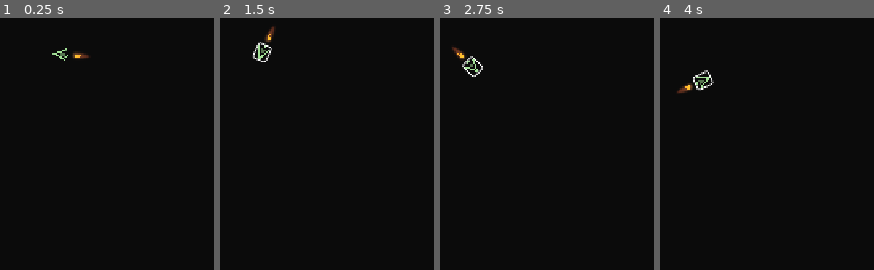
Above: before the commit, frames 1-4 (left to right).
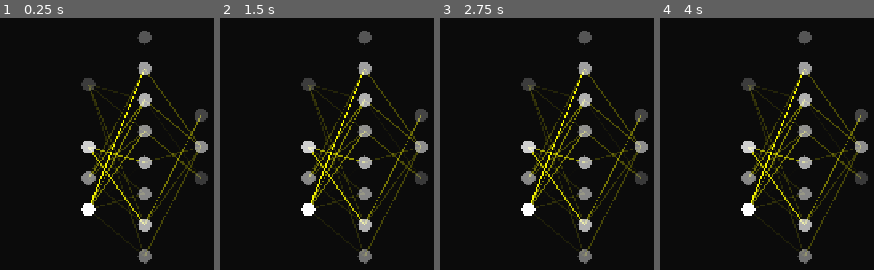
Above: after the commit, the same moments.

Repository: JulienToumieh/neural-drift
Game: Godot game, scene res://main.tscn
Two runs of this game, one before a commit and one after it. Both use one fixed random seed, a clock stepped at 60 frames per second and the inputs below.
Inputs (mouse positions are in pixels of both pictures, inside the frame that each line leads up to):
- Up to frame 1 (0.25 s): no input
- Up to frame 2 (1.5 s): click (256, 55) at 0.52 s; hold Right (ui_right) from 1.28 s (still down)
- Up to frame 3 (2.75 s): release Right (ui_right) at 2.03 s; hold Down (ui_down) from 2.03 s (still down)
- Up to frame 4 (4 s): release Down (ui_down) at 2.78 s; hold Right (ui_right) 2.78-3.53 s; hold Up (ui_up) from 3.53 s (still down)

The runs differ from the first frame. In frame 1, 8.1% of the frame differs, in the area x 24-98%, y 5-98%; in frame 2, 8.4%, in the area x 14-98%, y 3-98%; in frame 3, 8.3%; in frame 4, 8.4%.

Commit message:
Added ability to display wing neural networks and the data passing through + improved playability of wall boosts (collisions from the back don't count)

Diff:
--- a/Globals.gd
+++ b/Globals.gd
@@ -2,6 +2,10 @@
 
 var parents = []
 var paused = false
+
+var hue = 0.0
+
+var NNDispID = -1
 
 # Called when the node enters the scene tree for the first time.
 func _ready():
--- a/components/genetic_controller.tscn
+++ b/components/genetic_controller.tscn
@@ -1,10 +1,12 @@
-[gd_scene load_steps=17 format=3 uid="uid://3t2yxk3tbgub"]
+[gd_scene load_steps=19 format=3 uid="uid://3t2yxk3tbgub"]
 
 [ext_resource type="Script" uid="uid://dxfti1w5pyuwf" path="res://scripts/genetic_controller.gd" id="1_7hmms"]
 [ext_resource type="Texture2D" uid="uid://b7hoqahlevqye" path="res://assets/mutate.png" id="1_e327o"]
 [ext_resource type="Texture2D" uid="uid://cvb1u3ok4baiv" path="res://assets/crossover.png" id="2_4tp7o"]
 [ext_resource type="Texture2D" uid="uid://vth1x5mmqxae" path="res://assets/newpopulation.png" id="2_by4p7"]
 [ext_resource type="Texture2D" uid="uid://oquafljkjucv" path="res://assets/play.png" id="5_210wd"]
+[ext_resource type="Texture2D" uid="uid://hqognhpsj7tw" path="res://assets/pause.png" id="6_m2yt8"]
+[ext_resource type="PackedScene" uid="uid://d37wi65b1ujtk" path="res://components/nn_display.tscn" id="7_7rpjq"]
 
 [sub_resource type="StyleBoxEmpty" id="StyleBoxEmpty_7hmms"]
 
@@ -77,9 +79,9 @@
 layout_mode = 3
 anchors_preset = 0
 offset_left = 16.0
-offset_top = 112.0
+offset_top = 104.0
 offset_right = 96.0
-offset_bottom = 200.0
+offset_bottom = 192.0
 metadata/_edit_use_anchors_ = true
 metadata/_edit_group_ = true
 
@@ -118,10 +120,10 @@
 [node name="Crossover" type="Control" parent="."]
 layout_mode = 3
 anchors_preset = 0
-offset_left = 104.0
-offset_top = 112.0
-offset_right = 184.0
-offset_bottom = 200.0
+offset_left = 96.0
+offset_top = 104.0
+offset_right = 176.0
+offset_bottom = 192.0
 metadata/_edit_group_ = true
 metadata/_edit_use_anchors_ = true
 
@@ -160,9 +162,9 @@
 [node name="Population" type="Control" parent="."]
 layout_mode = 3
 anchors_preset = 0
-offset_left = 104.0
+offset_left = 96.0
 offset_top = 16.0
-offset_right = 184.0
+offset_right = 176.0
 offset_bottom = 96.0
 metadata/_edit_use_anchors_ = true
 metadata/_edit_group_ = true
@@ -182,6 +184,7 @@
 [node name="Label" type="Label" parent="Population"]
 layout_mode = 1
 anchors_preset = -1
+anchor_left = -0.166667
 anchor_right = -0.166667
 offset_top = 48.0
 offset_right = 96.0
@@ -195,9 +198,9 @@
 layout_mode = 3
 anchors_preset = 0
 offset_left = 40.0
-offset_top = 568.0
+offset_top = 560.0
 offset_right = 408.0
-offset_bottom = 680.0
+offset_bottom = 672.0
 rotation = -1.5708
 metadata/_edit_use_anchors_ = true
 metadata/_edit_group_ = true
@@ -289,14 +292,26 @@
 metadata/_edit_group_ = true
 
 [node name="PlayPause" type="Button" parent="PlayPause2"]
+layout_mode = 0
 offset_right = 64.0
 offset_bottom = 64.0
 flat = true
 
-[node name="Sprite2D" type="Sprite2D" parent="PlayPause2"]
+[node name="play" type="Sprite2D" parent="PlayPause2"]
+visible = false
+modulate = Color(0, 1, 0.427451, 1)
 position = Vector2(32, 32)
 scale = Vector2(0.0473773, 0.0473773)
 texture = ExtResource("5_210wd")
+
+[node name="pause" type="Sprite2D" parent="PlayPause2"]
+modulate = Color(0.471106, 0.471106, 0.471106, 1)
+position = Vector2(32, 32)
+scale = Vector2(0.0473773, 0.0473773)
+texture = ExtResource("6_m2yt8")
+
+[node name="NnDisplay" parent="." instance=ExtResource("7_7rpjq")]
+position = Vector2(704, 8)
 
 [connection signal="pressed" from="NewPopulation/NewPopulation" to="." method="_on_new_population_pressed"]
 [connection signal="pressed" from="Mutate/Mutate" to="." method="_on_mutate_pressed"]
--- /dev/null
+++ b/components/nn_display.tscn
@@ -0,0 +1,6 @@
+[gd_scene load_steps=2 format=3 uid="uid://d37wi65b1ujtk"]
+
+[ext_resource type="Script" uid="uid://dtknvu5oawhfq" path="res://scripts/nn_display.gd" id="1_1ids1"]
+
+[node name="NnDisplay" type="Node2D"]
+script = ExtResource("1_1ids1")
--- a/components/wing.tscn
+++ b/components/wing.tscn
@@ -9,21 +9,18 @@
 
 [sub_resource type="CapsuleShape2D" id="CapsuleShape2D_ckqmv"]
 radius = 1.3331
-height = 22.3568
+height = 16.0803
+
+[sub_resource type="CapsuleShape2D" id="CapsuleShape2D_jc4td"]
+radius = 2.0
+height = 18.0
+
+[sub_resource type="CircleShape2D" id="CircleShape2D_jc4td"]
+radius = 6.0
 
 [node name="Wing" type="CharacterBody2D"]
 collision_layer = 0
 script = ExtResource("1_qrhk2")
-
-[node name="CollisionShape2D" type="CollisionShape2D" parent="."]
-position = Vector2(-4, 0)
-rotation = -2.69653
-shape = SubResource("CapsuleShape2D_ckqmv")
-
-[node name="CollisionShape2D2" type="CollisionShape2D" parent="."]
-position = Vector2(4, 0)
-rotation = 2.69653
-shape = SubResource("CapsuleShape2D_ckqmv")
 
 [node name="Wing" type="Sprite2D" parent="."]
 light_mask = 2
@@ -85,4 +82,25 @@
 offset_bottom = 12.0
 flat = true
 
+[node name="CollisionShape2D" type="CollisionShape2D" parent="."]
+position = Vector2(-3, -3)
+rotation = -2.69653
+shape = SubResource("CapsuleShape2D_ckqmv")
+
+[node name="CollisionShape2D2" type="CollisionShape2D" parent="."]
+position = Vector2(3, -3)
+rotation = 2.69653
+shape = SubResource("CapsuleShape2D_ckqmv")
+
+[node name="BackCollider" type="CollisionShape2D" parent="."]
+position = Vector2(0, 6)
+rotation = -4.71238
+shape = SubResource("CapsuleShape2D_jc4td")
+
+[node name="CollisionShape2D3" type="CollisionShape2D" parent="."]
+visible = false
+position = Vector2(0, 1)
+shape = SubResource("CircleShape2D_jc4td")
+disabled = true
+
 [connection signal="pressed" from="WingButton" to="." method="_on_wing_button_pressed"]
--- a/main.tscn
+++ b/main.tscn
@@ -1,7 +1,7 @@
 [gd_scene load_steps=4 format=3 uid="uid://cfk7dba5d2jbl"]
 
 [ext_resource type="Shader" uid="uid://65vvgjwyq1aq" path="res://pixelate.gdshader" id="1_0xm2m"]
-[ext_resource type="PackedScene" uid="uid://dtagyj4ns0d3a" path="res://components/wing.tscn" id="2_h2yge"]
+[ext_resource type="PackedScene" uid="uid://d37wi65b1ujtk" path="res://components/nn_display.tscn" id="2_0xm2m"]
 
 [sub_resource type="ShaderMaterial" id="ShaderMaterial_0xm2m"]
 shader = ExtResource("1_0xm2m")
@@ -10,11 +10,11 @@
 
 [node name="Main" type="Node2D"]
 
-[node name="Wing" parent="." instance=ExtResource("2_h2yge")]
-position = Vector2(128, 128)
-
 [node name="ColorRect" type="ColorRect" parent="."]
 visible = false
 material = SubResource("ShaderMaterial_0xm2m")
 offset_right = 1280.0
 offset_bottom = 720.0
+
+[node name="NnDisplay" parent="." instance=ExtResource("2_0xm2m")]
+position = Vector2(160, 80)
--- a/scripts/genetic_controller.gd
+++ b/scripts/genetic_controller.gd
@@ -2,15 +2,16 @@
 
 const WingScene = preload("res://components/wing.tscn")
 
-@export var wingPos = Vector2()
-
-func _ready():
-	pass
+@export var wingPos = Vector2(500, 300)
 
 
-func _process(delta):
-	pass
-
+func setNNDisp(ID):
+	print("Disp set: " + str(ID))
+	for wing in $Wings.get_children():
+		if wing.ID == ID:
+			wing.DisplayNN = true
+		else:
+			wing.DisplayNN = false
 
 func _on_new_population_pressed():
 	for child in $Wings.get_children():
@@ -53,3 +54,5 @@
 
 func _on_play_pause_pressed():
 	Globals.paused = not Globals.paused
+	$PlayPause2/play.visible = Globals.paused
+	$PlayPause2/pause.visible = not Globals.paused
--- /dev/null
+++ b/scripts/nn_display.gd
@@ -0,0 +1,106 @@
+extends Node2D
+
+@export var network = {}
+var layers = [0, 0, 0]
+
+func _ready():
+	network = GANN.generateRandomNN(5, 8, 3)
+	layers = [network["input_to_hidden"].size(), network["hidden_bias"].size(), network["output_bias"].size()]
+
+	for i in range(layers.size()):
+		var layer = Node2D.new()
+		layer.name = "Layer" + str(i + 1)
+		add_child(layer)
+
+		for j in range(layers[i]):
+			var sprite = Sprite2D.new()
+			sprite.texture = load("res://assets/circle.png")
+
+			var centerBias = 0
+			if i == 0:
+				centerBias = 1.5
+			elif i == 2:
+				centerBias = 2.5
+
+			sprite.position = Vector2(90 * i, (50 * j) + centerBias * 50)
+			sprite.scale = Vector2(0.1, 0.1)
+			sprite.name = "Neuron" + str(j + 1)
+			sprite.z_index = 1
+			layer.add_child(sprite)
+
+	for i in range(layers.size() - 1):
+		var layer1 = get_node("Layer" + str(i + 1))
+		var layer2 = get_node("Layer" + str(i + 2))
+
+		var connections = Node2D.new()
+		connections.name = "Connections"
+		layer1.add_child(connections)
+
+		for j in range(layers[i + 1]):
+			var neuron1 = layer2.get_node("Neuron" + str(j + 1))
+			var NLC = Node2D.new()
+
+			NLC.name = "NextNeuron" + str(j + 1)
+			connections.add_child(NLC)
+
+			for k in range(layers[i]):
+				var neuron2 = layer1.get_node("Neuron" + str(k + 1))
+
+				var line = Line2D.new()
+				line.width = 2
+				line.default_color = Color(1, 1, 0)
+				line.points = [neuron1.position, neuron2.position]
+				line.name = "Line" + str(k + 1)
+				NLC.add_child(line)
+
+
+	forwardPass(network, [0.2, 0.0, 0.8, 0.5, 1.0])
+
+
+
+func forwardPass(network, input):
+
+	var layer1 = get_node("Layer1")
+	var layer2 = get_node("Layer2")
+	var layer3 = get_node("Layer3")
+
+	for i in range(input.size()):
+		layer1.get_node("Neuron" + str(i + 1)).modulate.a = input[i]
+
+
+
+	var hiddenOut = []
+	for i in range(network["hidden_bias"].size()):
+		var sum = 0.0
+
+		var NLC = layer1.get_node("Connections/NextNeuron" + str(i + 1))
+
+		for j in range(network["input_to_hidden"].size()):
+			sum += input[j] * network["input_to_hidden"][j][i]
+			NLC.get_node("Line" + str(j + 1)).modulate.a = input[j] * network["input_to_hidden"][j][i]
+
+		hiddenOut.append(sigmoid(sum))
+
+	for i in range(hiddenOut.size()):
+		layer2.get_node("Neuron" + str(i + 1)).modulate.a = hiddenOut[i]
+
+
+
+	var outputOut = []
+	for i in range(network["output_bias"].size()):
+		var sum = 0.0
+
+		var NLC = layer2.get_node("Connections/NextNeuron" + str(i + 1))
+
+		for j in range(network["hidden_to_output"].size()):
+			sum += hiddenOut[j] * network["hidden_to_output"][j][i]
+			NLC.get_node("Line" + str(j + 1)).modulate.a = hiddenOut[j] * network["hidden_to_output"][j][i]
+
+		outputOut.append(sigmoid(sum))
+
+	for i in range(outputOut.size()):
+		layer3.get_node("Neuron" + str(i + 1)).modulate.a = outputOut[i]
+
+
+func sigmoid(x: float) -> float:
+	return 1.0 / (1.0 + exp(-x))
--- a/scripts/wing.gd
+++ b/scripts/wing.gd
@@ -1,16 +1,20 @@
 extends CharacterBody2D
 
 const speed = 22.0
-var rotation_speed = 0.1
+var rotation_speed = 0.07
 var friction = 0.9
+var wallThrust = 2.5
 
 var deactivated = false
 var afterdeath = 20.0
+
 
 @export var color = Color("#FFFFFF")
 @export var playable = false
 @export var network = {}
 @export var ID = -1
+
+var DisplayNN = false
 
 var waiting = false
 
@@ -19,20 +23,19 @@
 	if not playable:
 		changeColor(generate_light_vibrant_color())
 		if network.is_empty():
-			network = GANN.generateRandomNN(5, 6, 3)
+			network = GANN.generateRandomNN(5, 8, 3)
 
 
 func generate_light_vibrant_color() -> Color:
-	# Generate random values for RGB (between 0.5 and 1.0 to ensure lightness)
-	var r = randf_range(0.4, 1.0)  # Red channel
-	var g = randf_range(0.4, 1.0)  # Green channel
-	var b = randf_range(0.4, 1.0)  # Blue channel
+	var r = randf_range(0.4, 1.0)
+	var g = randf_range(0.4, 1.0)
+	var b = randf_range(0.4, 1.0)
 
 	return Color(r, g, b)
 
 
 func _physics_process(delta):
-	if playable:
+	if playable and not deactivated:
 		if Input.is_action_pressed("ui_up"):
 			velocity += Vector2(0, -speed).rotated(rotation)
 		if Input.is_action_pressed("ui_left"):
@@ -42,6 +45,9 @@
 			rotation += rotation_speed
 			#velocity += Vector2(0, -SPEED * 0.02).rotated(rotation)
 
+		if Input.is_action_pressed("ui_down"):
+			velocity += Vector2(0, speed).rotated(rotation)
+
 		if Input.is_action_just_released("ui_up"):
 			$flame.visible = false
 		if Input.is_action_just_pressed("ui_up"):
@@ -50,7 +56,8 @@
 		if ($BackRay1.is_colliding() or $BackRay2.is_colliding()) and Input.is_action_pressed("ui_up"):
 			var wallThrust1 = 1 - global_position.distance_to($BackRay1.get_collision_point())/50
 			var wallThrust2 = 1 - global_position.distance_to($BackRay2.get_collision_point())/50
-			velocity += Vector2(0, -speed * (isPos(wallThrust1) + isPos(wallThrust2)) * 2).rotated(rotation)
+			velocity += Vector2(0, -speed * (isPos(wallThrust1) + isPos(wallThrust2)) * wallThrust).rotated(rotation)
+
 	elif not deactivated and not Globals.paused:
 		var distance1 = global_position.distance_to($RayCast1.get_collision_point())/320
 		var distance2 = global_position.distance_to($RayCast2.get_collision_point())/320
@@ -59,6 +66,10 @@
 		var distance5 = global_position.distance_to($RayCast5.get_collision_point())/320
 
 		var inputs = [distance1, distance2, distance3, distance4, distance5]
+
+		if DisplayNN:
+			print(ID)
+			get_parent().get_parent().get_node("NnDisplay").forwardPass(network, inputs)
 
 		var output = GANN.forwardPass(network, inputs)
 
@@ -75,7 +86,7 @@
 		if ($BackRay1.is_colliding() or $BackRay2.is_colliding()) and output[0] > 0.5:
 			var wallThrust1 = 1 - global_position.distance_to($BackRay1.get_collision_point())/50
 			var wallThrust2 = 1 - global_position.distance_to($BackRay2.get_collision_point())/50
-			velocity += Vector2(0, -speed * (isPos(wallThrust1) + isPos(wallThrust2)) * 2).rotated(rotation)
+			velocity += Vector2(0, -speed * (isPos(wallThrust1) + isPos(wallThrust2)) * wallThrust).rotated(rotation)
 
 	velocity *= friction
 
@@ -83,13 +94,20 @@
 
 	if deactivated and not waiting:
 		waiting = true
+		$flame.visible = false
+		$PointLight2D.queue_free()
 		awaitDeath()
 
 	for i in get_slide_collision_count():
 		var collision = get_slide_collision(i)
-		if collision.get_collider() is StaticBody2D:
-			deactivated = true
-			velocity = Vector2(0, 0)
+		if collision.get_collider() is StaticBody2D: # and not playable:
+			var collision_normal = collision.get_normal().rotated(-rotation)
+
+
+			if collision_normal.y > 0:
+				deactivated = true
+				velocity = Vector2(0, 0)
+
 
 func awaitDeath():
 	await get_tree().create_timer(afterdeath).timeout
@@ -106,4 +124,5 @@
 	return 0
 
 func _on_wing_button_pressed():
+	get_parent().get_parent().setNNDisp(ID)
 	Globals.addWing(network)
--- a/tracks/track1.tscn
+++ b/tracks/track1.tscn
@@ -1,10 +1,11 @@
-[gd_scene load_steps=6 format=3 uid="uid://co1bhjljiue8n"]
+[gd_scene load_steps=7 format=3 uid="uid://co1bhjljiue8n"]
 
 [ext_resource type="Texture2D" uid="uid://5vdo66i205pu" path="res://assets/tracks/track1inner.png" id="1_4w7m1"]
 [ext_resource type="Texture2D" uid="uid://lq1ro8uaycri" path="res://assets/1px.png" id="1_x6ibg"]
 [ext_resource type="Texture2D" uid="uid://bfo5l0fw3m0vm" path="res://assets/tracks/track1outer.png" id="2_wf5vu"]
 [ext_resource type="PackedScene" uid="uid://3t2yxk3tbgub" path="res://components/genetic_controller.tscn" id="4_vqsel"]
 [ext_resource type="Texture2D" uid="uid://cgfhrwofnnu4e" path="res://assets/wing.png" id="4_x6ibg"]
+[ext_resource type="PackedScene" uid="uid://dtagyj4ns0d3a" path="res://components/wing.tscn" id="6_sawpj"]
 
 [node name="Track1" type="Node2D"]
 
@@ -16,6 +17,8 @@
 
 [node name="StaticBody2D" type="StaticBody2D" parent="."]
 position = Vector2(88, 16)
+collision_layer = 3
+collision_mask = 3
 
 [node name="CollisionPolygon2D" type="CollisionPolygon2D" parent="StaticBody2D"]
 position = Vector2(640, 360)
@@ -27,14 +30,6 @@
 build_mode = 1
 polygon = PackedVector2Array(-405, -303, -405, -301.6, -427.1, -296, -430.6, -296, -453.6, -281, -455.9, -281, -468.9,  …(1374 unchanged characters)…
 
-[node name="Track1Inner" type="Sprite2D" parent="."]
-position = Vector2(728, 376)
-texture = ExtResource("1_4w7m1")
-
-[node name="Track1Outer" type="Sprite2D" parent="."]
-position = Vector2(728, 376)
-texture = ExtResource("2_wf5vu")
-
 [node name="GeneticController" parent="." instance=ExtResource("4_vqsel")]
 wingPos = Vector2(400, 408)
 
@@ -43,3 +38,17 @@
 position = Vector2(400, 408)
 scale = Vector2(0.03, 0.028)
 texture = ExtResource("4_x6ibg")
+
+[node name="Wing" parent="." instance=ExtResource("6_sawpj")]
+position = Vector2(400, 408)
+playable = true
+
+[node name="TrackImages" type="Node2D" parent="."]
+
+[node name="Track1Inner" type="Sprite2D" parent="TrackImages"]
+position = Vector2(728, 376)
+texture = ExtResource("1_4w7m1")
+
+[node name="Track1Outer" type="Sprite2D" parent="TrackImages"]
+position = Vector2(728, 376)
+texture = ExtResource("2_wf5vu")
Binary file added: assets/circle.png
Not shown, added: assets/circle.png.import
Binary file added: assets/pause.png
Not shown, added: assets/pause.png.import
Binary file changed: assets/play.png
Binary file added: assets/tracks/track2inner.png
Not shown, added: assets/tracks/track2inner.png.import
Binary file added: assets/tracks/track2outer.png
Not shown, added: assets/tracks/track2outer.png.import
Binary file added: assets/tracks/track3inner.png
Not shown, added: assets/tracks/track3inner.png.import
Binary file added: assets/tracks/track3outer.png
(and 3 more such lines)
